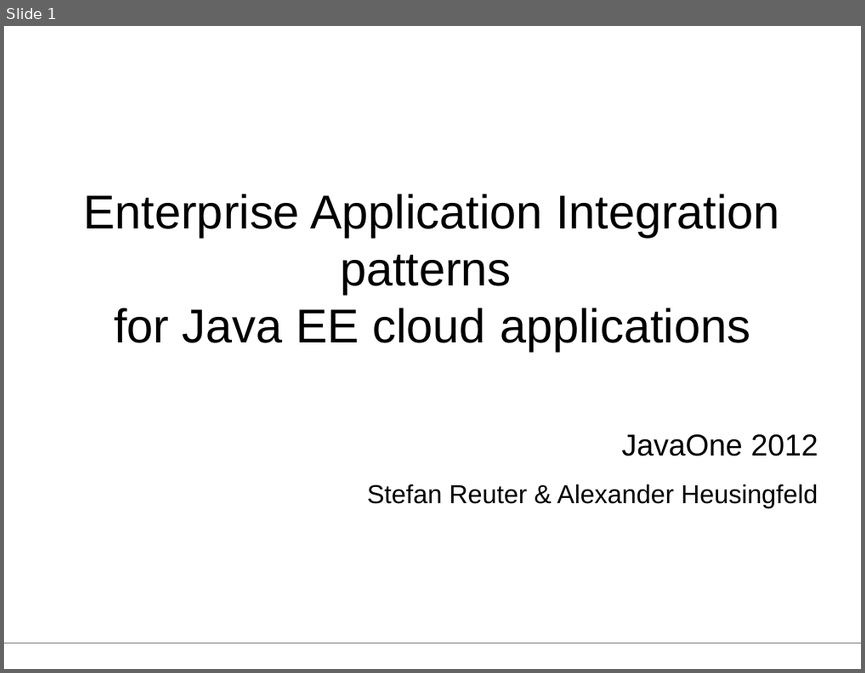
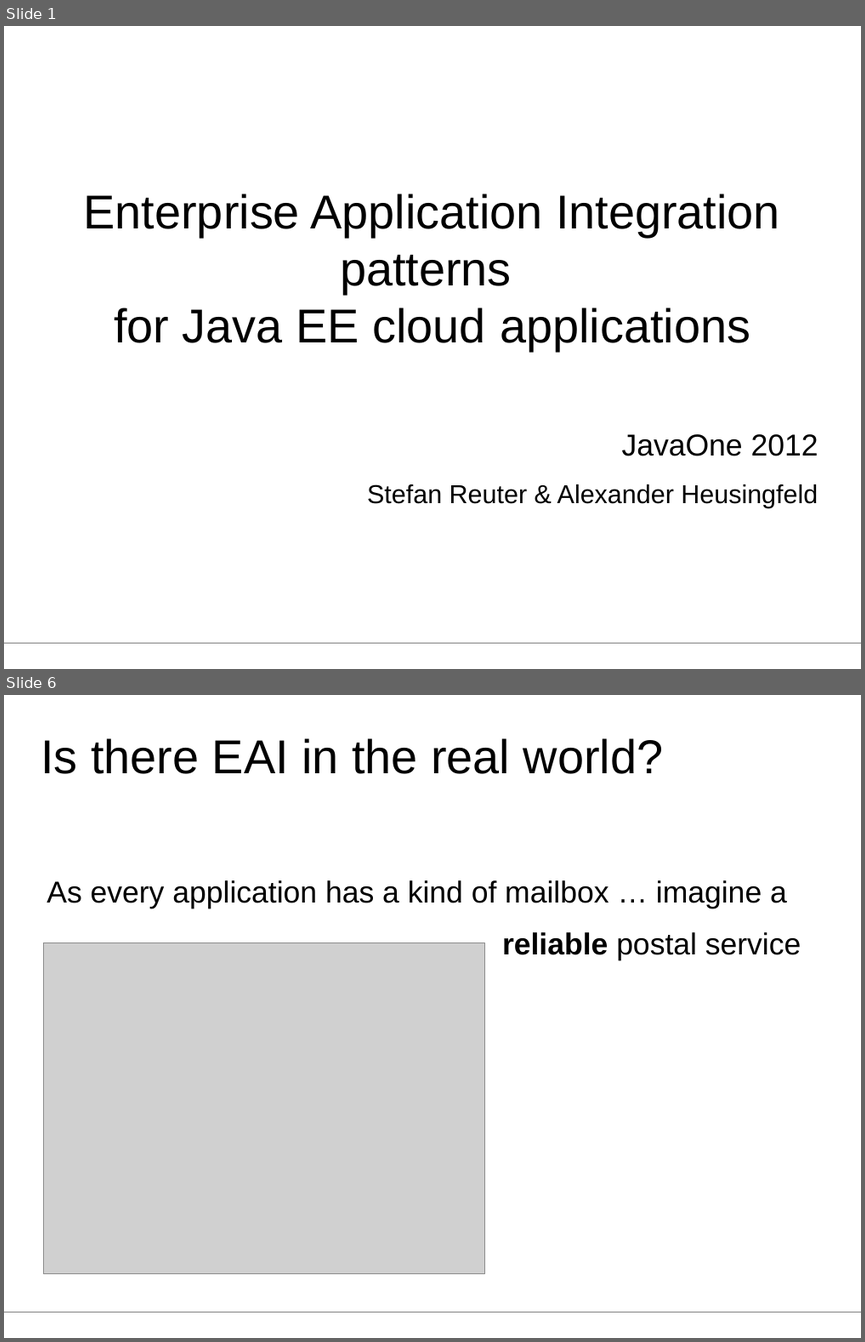
Before and after one commit to aheusingfeld/javaone2012, a slide deck: slides/eai-slides.odp. Shown one above the other, each under a label of ours: slide 1 before the commit, slides 1 and 6 after it; the slides between them are not shown. The pictures are 865x673 and 865x1342 pixels, drawn with LibreOffice and Linux fonts; fonts in the diff are those of the drawing; grey boxes stand for pictures. Boxes give left, top, right and bottom in pixels: in the first picture for what was removed or moved away, otherwise in the second. Text is boxed around its words. In the diff, an @@ line names an element or a change of style, - is before the commit and + after.

```diff
--- a/slides/eai-slides.odp
+++ b/slides/eai-slides.odp
@@ slide 6 added at box(4, 695, 861, 1338), background #FFFFFF; not listed: 1 template element that a slide beside it also shows @@
@@ title added at box(41, 738, 664, 774), 44 pt, text #000000 @@
+Is there EAI in the real world?
@@ text added at box(46, 880, 800, 960), 28 pt, text #000000 @@
+As every application has a kind of mailbox … imagine a
+reliable postal service
@@ picture added at box(44, 943, 484, 1274) @@
```
Also in this commit, not shown: 7 slides changed, 5 other slides added, 2 slides removed, 1 other file.
